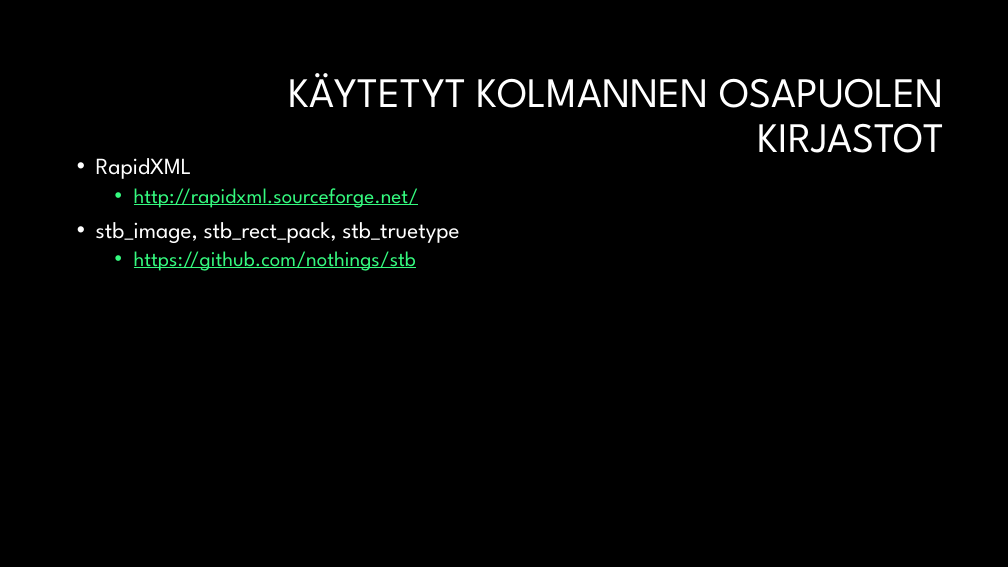
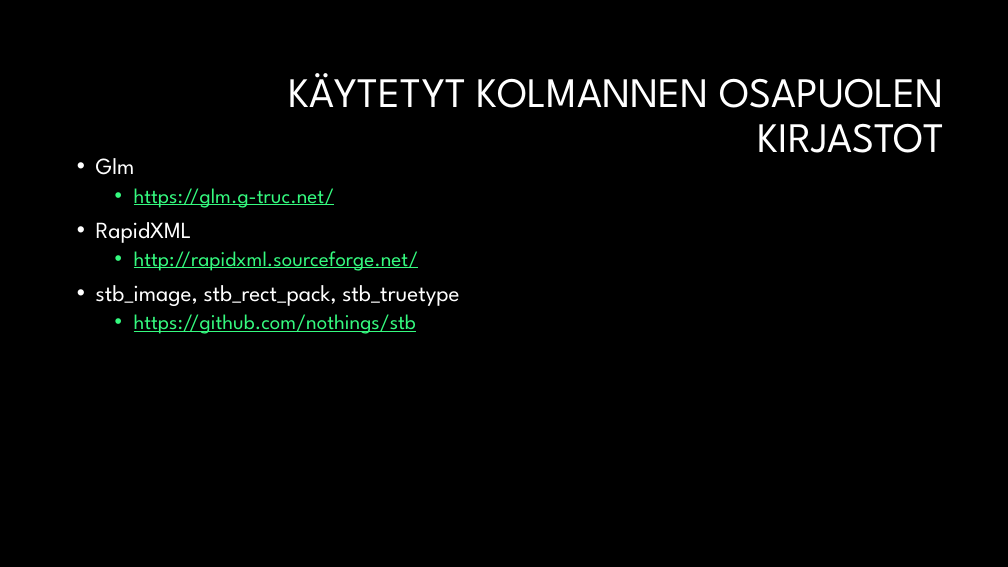
Before and after one commit to Jisti007/Mobile-Project-ideal-broccoli, a slide deck: slide 7 of documentation/presentation/Project Onslaught.pptx (slide 3 before the commit). Drawn at 1008x567 pixels with LibreOffice and Linux fonts; fonts in the diff are those of the drawing; background and template pictures are left out. Boxes give left, top, right and bottom in pixels: in the first picture for what was removed or moved away, otherwise in the second. Text is boxed around its words. In the diff, an @@ line names an element or a change of style, - is before the commit and + after.

```diff
--- a/documentation/presentation/Project Onslaught.pptx
+++ b/documentation/presentation/Project Onslaught.pptx
@@ text at box(96, 158, 335, 208): paragraphs added @@
+• Glm
+  • https://glm.g-truc.net/
```
Also in this commit, not shown: 2 other slides changed.
